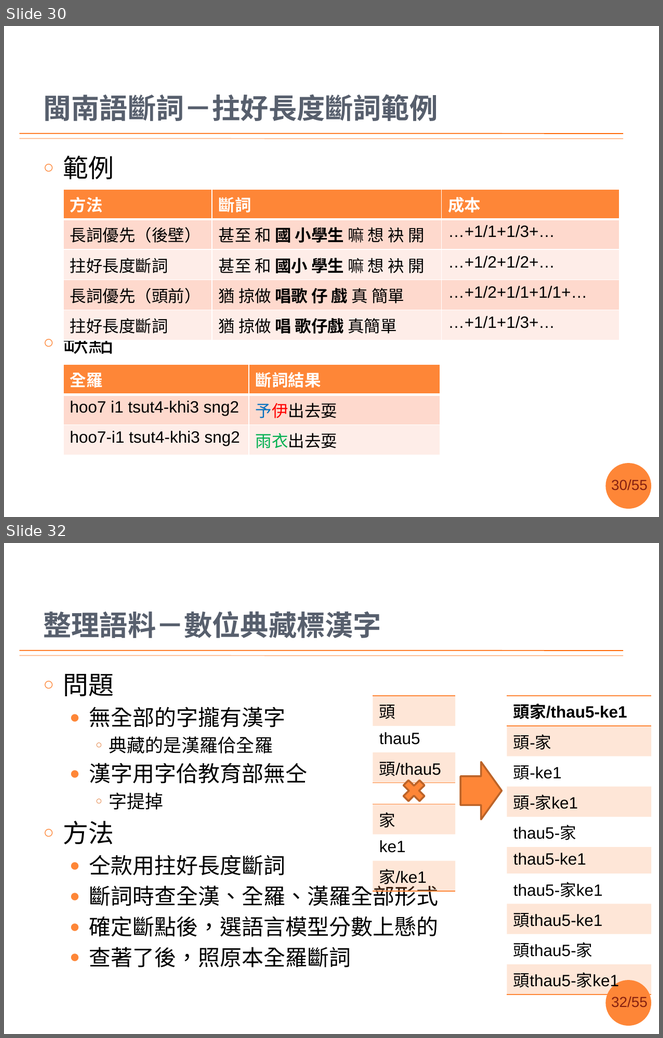
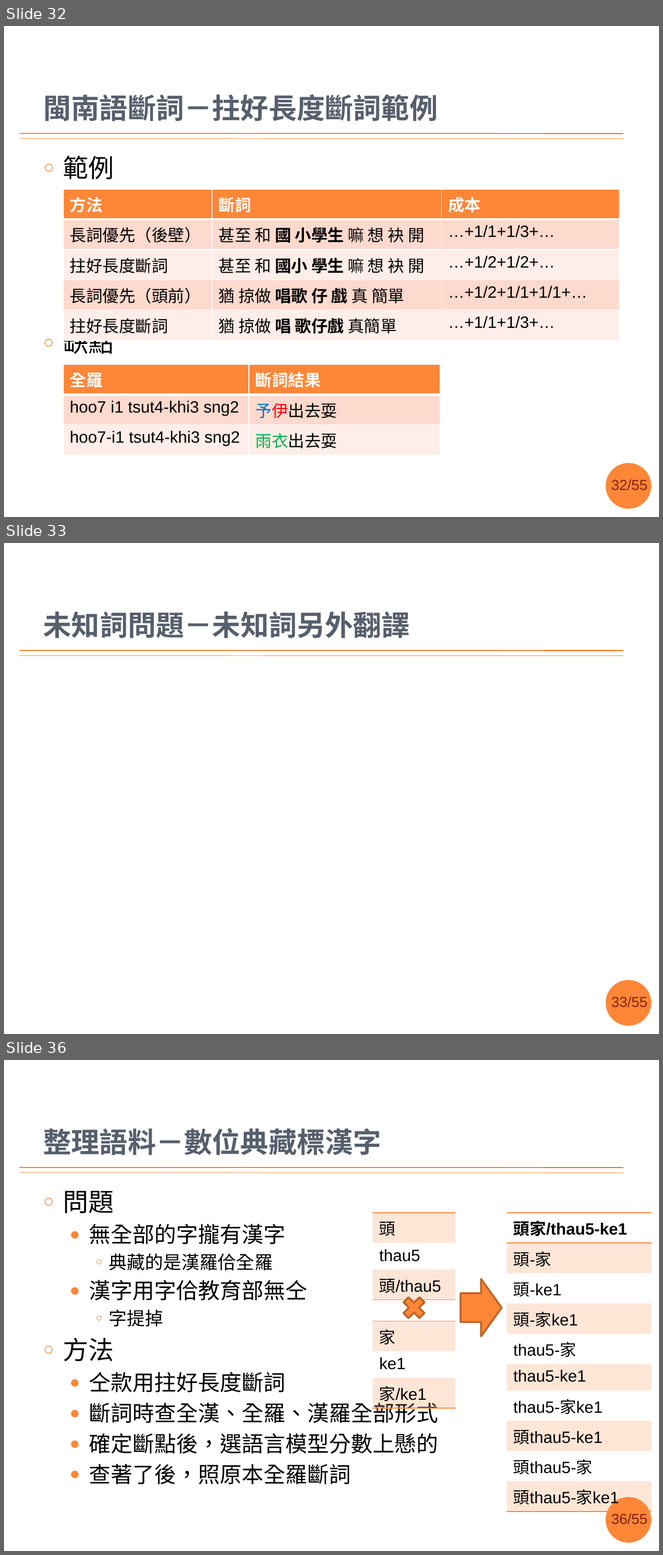
Before and after one commit to sih4sing5hong5/po3-ko3_tau5-iann2-phinn3, a slide deck: 翻譯報告.pptx. Shown one above the other, each under a label of ours: slides 30 and 32 before the commit, slides 32, 33 and 36 after it; the slides between them are not shown. The pictures are 663x1038 and 663x1555 pixels, drawn with LibreOffice and Linux fonts; fonts in the diff are those of the drawing; grey boxes stand for pictures; background and template pictures are left out. Boxes give left, top, right and bottom in pixels: in the first picture for what was removed or moved away, otherwise in the second. Text is boxed around its words. In the diff, an @@ line names an element or a change of style, - is before the commit and + after.

Commit message:
加入未知詞 丞宏

```diff
--- a/翻譯報告.pptx
+++ b/翻譯報告.pptx
@@ slide 33 added at (4,543,659,1034), background #FFFFFF; not listed: 4 template elements that a slide beside it also shows @@
@@ title added at (44,612,410,638), 31 pt, text #575F6D, bold @@
+未知詞問題－未知詞另外翻譯
@@ what was slide 30 is now slide 32 @@
@@ page number at (611,480,648,490): text changed @@
-30/55
+32/55
@@ what was slide 32 is now slide 36 @@
@@ page number at (611,1514,648,1524): text changed @@
-32/55
+36/55
```
Also in this commit, not shown: 10 slides changed, 2 other slides added.
